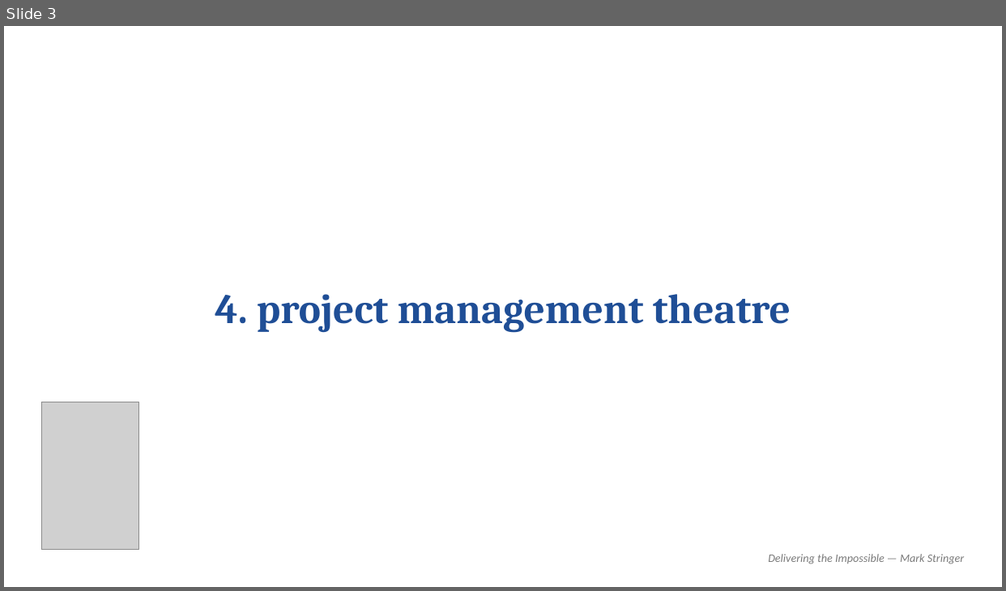
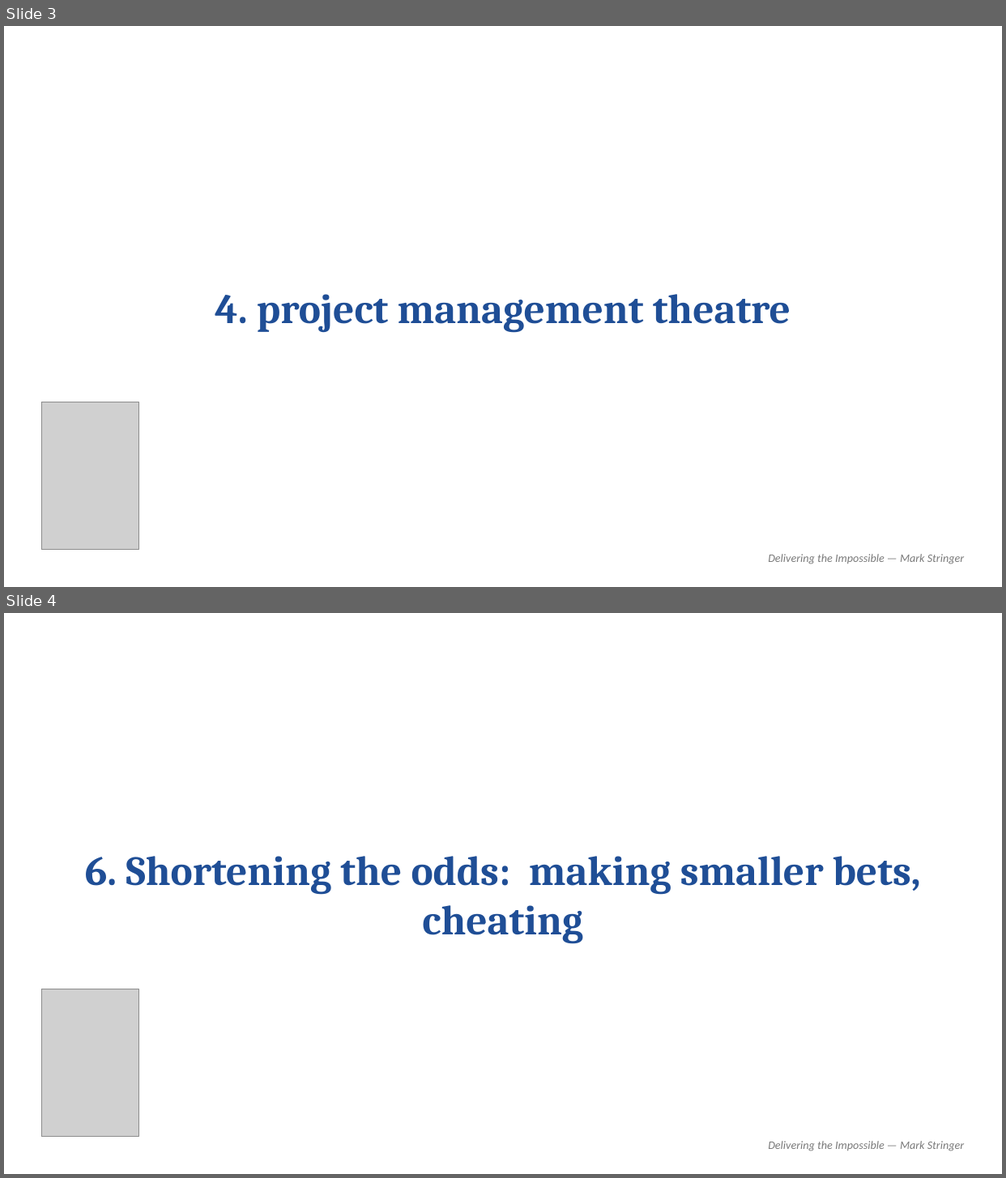
Before and after one commit to MarkStringer/MarketingControlPlane, a slide deck: templates/book-cover-slide-template.pptx. Shown one above the other, each under a label of ours: slide 3 before the commit, slides 3 and 4 after it. The pictures are 1006x591 and 1006x1178 pixels, drawn with LibreOffice and Linux fonts; fonts in the diff are those of the drawing; grey boxes stand for pictures. Boxes give left, top, right and bottom in pixels: in the first picture for what was removed or moved away, otherwise in the second. Text is boxed around its words. In the diff, an @@ line names an element or a change of style, - is before the commit and + after.

```diff
--- a/templates/book-cover-slide-template.pptx
+++ b/templates/book-cover-slide-template.pptx
@@ slide 4 added at (4,613,1002,1174), background #FFFFFF @@
@@ text added at (85,856,921,944), 40 pt, text #1F4E96, bold @@
+6. Shortening the odds: making smaller bets, cheating
@@ picture added at (41,990,138,1137) @@
@@ text added at (768,1141,964,1152), 11 pt, text #7A7A7A, italic @@
+Delivering the Impossible — Mark Stringer
```
Also in this commit, not shown: 1 other slide added.
